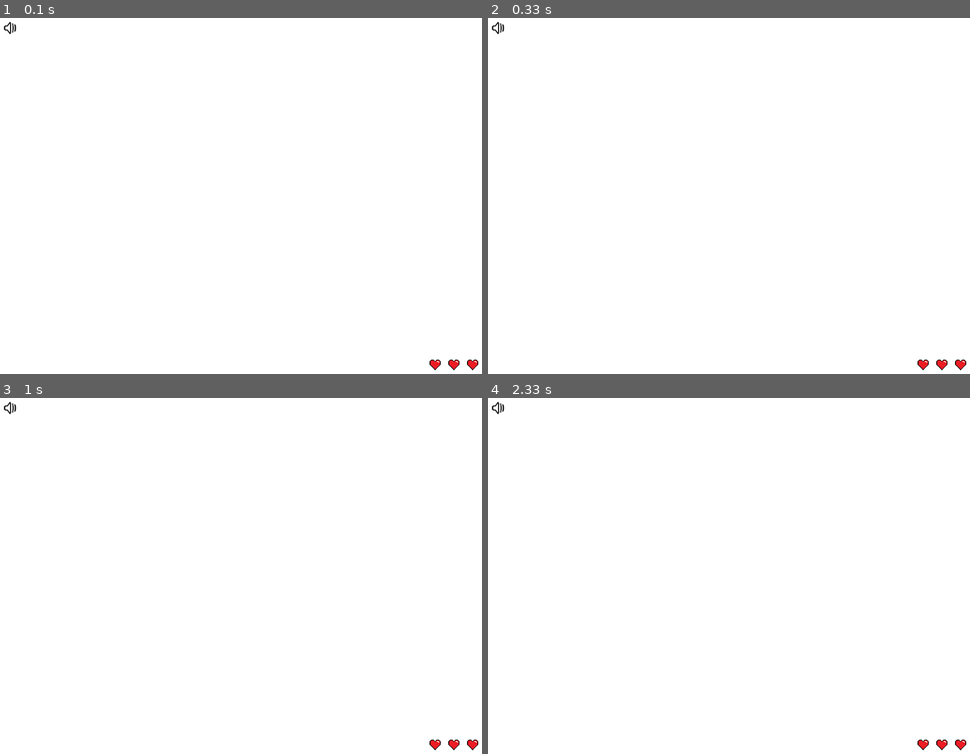
Above: before the commit, frames 1-4 (two rows, left to right).
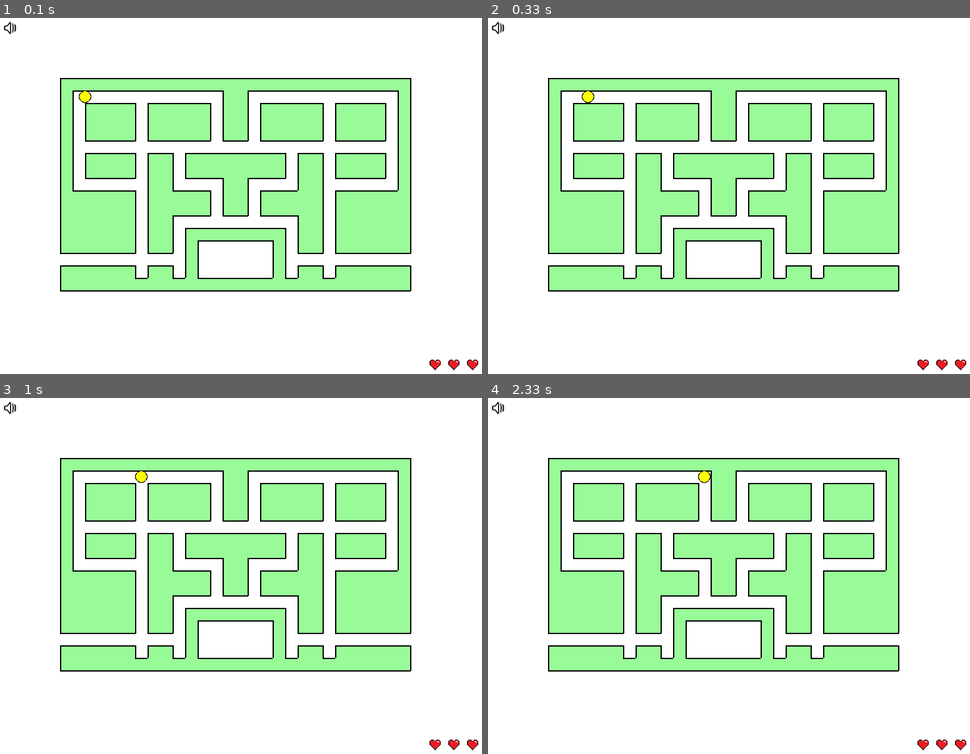
Above: after the commit, the same moments.

Repository: EgorMarkor/PyGameProject
Game: pygame game, started from main.py
Same seed, same stepped clock (60 frames per second), same inputs: the game is played once before the commit and once after it.
Inputs (mouse positions are in pixels of both pictures, inside the frame that each line leads up to):
- Up to frame 1 (0.1 s): no input
- Up to frame 2 (0.33 s): no input
- Up to frame 3 (1 s): click (9, 408) at 0.38 s; click (9, 408) at 0.72 s
- Up to frame 4 (2.33 s): no input

The runs differ from the first frame. In frame 1, 30% of the frame differs, in the area x 12-86%, y 16-77%; in frame 2, 30%; in frame 3, 30%; in frame 4, 30%.

Commit message:
доработанна карта, остались косметические правки

Diff:
--- /dev/null
+++ b/data/map2.txt
@@ -0,0 +1,17 @@
+XXXXXXXXXXXXXXXXXXXXXXXXXXXX
+XP           XX            X
+X XXXX XXXXX XX XXXXX XXXX X
+X XXXX XXXXX XX XXXXX XXXX X
+X XXXX XXXXX XX XXXXX XXXX X
+X                          X
+X XXXX XX XXXXXXXX XX XXXX X
+X XXXX XX XXXXXXXX XX XXXX X
+X      XX    XX    XX      X
+XXXXXX XXXXX XX XXXXX XXXXXX
+XXXXXX XXXXX XX XXXXX XXXXXX
+XXXXXX XX          XX XXXXXX
+XXXXXX XX XXXXXXXX XX XXXXXX
+XXXXXX XX X   G  X XX XXXXXX
+C         X G    X         C
+XXXXXX XX X   G  X XX XXXXXX
+XXXXXXXXXXXXXXXXXXXXXXXXXXXX
--- a/main.py
+++ b/main.py
@@ -1,5 +1,7 @@
 import pygame
 import sys
+from map import load_level
+from random import choice
 
 # Инициализация Pygame
 pygame.init()
@@ -30,6 +32,74 @@
 
 # Основной цикл программы
 running = True
+
+
+class Pacman:
+    def __init__(self, l, r):
+        self.pos = (l, r)
+        self.direct = 1
+
+
+class GameBoard:
+    def __init__(self):
+        self.board = load_level('map2.txt')
+        self.db = load_level('map2.txt')
+        self.width = len(self.board[0])
+        self.height = len(self.board)
+        self.clrs = [[None for i in range(self.width)] for j in range(self.height)]
+        for i in range(self.height):
+            for j in range(self.width):
+                self.clrs[i][j] = None
+        self.left = 100
+        self.top = 100
+        self.cell_size = 20
+        self.pc = Pacman(self.left + self.cell_size + 10, self.top + self.cell_size + 10)
+
+    def get_color(self):
+        return (152, 251, 152)
+
+    def print_board(self, screen):
+        if self.pc.direct == 1:
+            y = (self.pc.pos[0]-self.top+10) // self.cell_size
+            x = (self.pc.pos[1]-self.left) // self.cell_size
+            print(y,x,self.board[y][x])
+            if self.board[x][y] != 'X':
+                self.pc.pos = (self.pc.pos[0] + 2, self.pc.pos[1])
+        for h in range(self.height):
+            for w in range(self.width):
+                if self.board[h][w] == 'X':
+                    self.db[h][w] = pygame.draw.rect(screen, self.get_color(), (
+                        self.left + w * self.cell_size, self.top + h * self.cell_size, self.cell_size, self.cell_size))
+
+                    if w - 1 > 0 and (self.board[h][w - 1] in [' ', 'C', 'P', 'G']) or (w == 0):
+                        pygame.draw.line(screen, 'black', (
+                            self.left + w * self.cell_size, self.top + h * self.cell_size), (
+                                             self.left + w * self.cell_size, self.top + (h + 1) * self.cell_size), 2)
+
+                    if h - 1 > 0 and (self.board[h - 1][w] in [' ', 'C', 'P', 'G']) or (h == 0):
+                        pygame.draw.line(screen, 'black', (
+                            self.left + w * self.cell_size, self.top + h * self.cell_size), (
+                                             self.left + (w + 1) * self.cell_size, self.top + (h) * self.cell_size), 2)
+
+                    if h + 1 < self.height and (self.board[h + 1][w] in [' ', 'C', 'P', 'G']) or (
+                            h == self.height - 1):
+                        pygame.draw.line(screen, 'black', (
+                            self.left + (w) * self.cell_size, self.top + (h + 1) * self.cell_size), (
+                                             self.left + (w + 1) * self.cell_size, self.top + (h + 1) * self.cell_size),
+                                         2)
+
+                    if w + 1 < self.width and (self.board[h][w + 1] in [' ', 'C', 'P', 'G']) or (w == self.width - 1):
+                        pygame.draw.line(screen, 'black', (
+                            self.left + (w + 1) * self.cell_size, self.top + h * self.cell_size), (
+                                             self.left + (w + 1) * self.cell_size, self.top + (h + 1) * self.cell_size),
+                                         2)
+        pygame.draw.circle(screen, color='black', center=self.pc.pos, radius=10)
+        pygame.draw.circle(screen, color='yellow', center=self.pc.pos, radius=9)
+
+
+brd = GameBoard()
+fps = 50  # количество кадров в секунду
+clock = pygame.time.Clock()
 while running:
     for event in pygame.event.get():
         if event.type == pygame.QUIT:
@@ -52,10 +122,10 @@
     screen.blit(hearticon, (720, 550))
     screen.blit(hearticon, (690, 550))
     screen.blit(hearticon, (750, 550))
-
+    brd.print_board(screen)
     # Обновление экрана
     pygame.display.flip()
-
+    clock.tick(fps)
 # Завершение работы Pygame
 pygame.quit()
 sys.exit()
